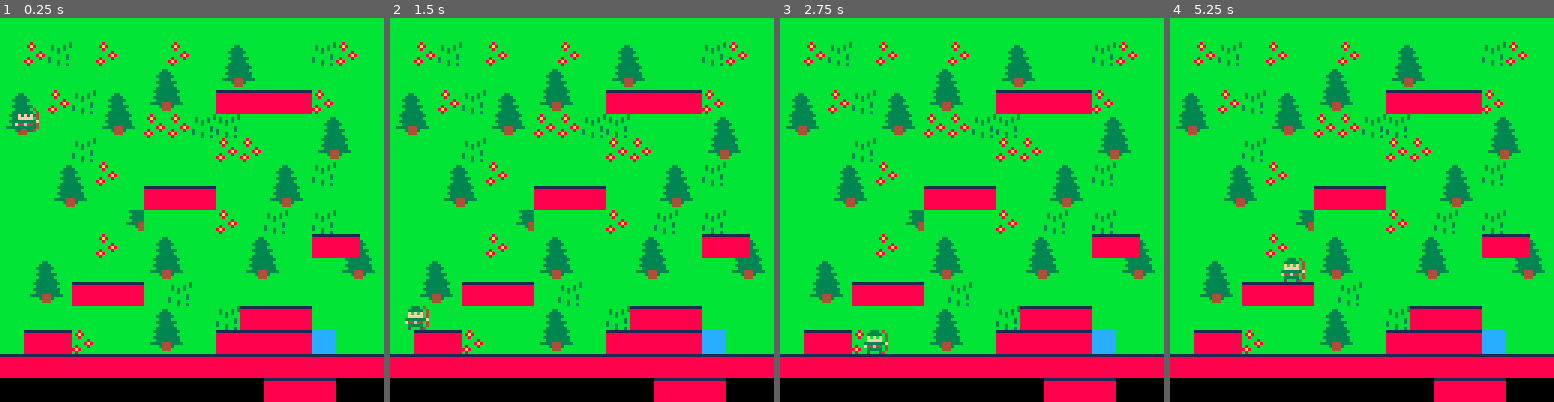
Above: before the commit, frames 1-4 (left to right).
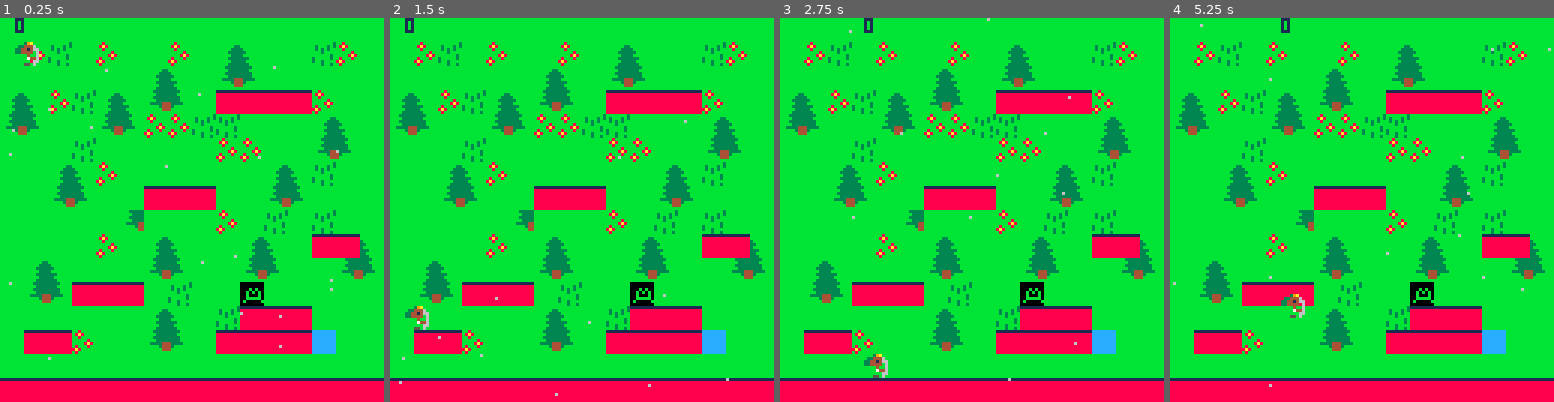
Above: after the commit, the same moments.

Repository: adatechschool/doris-pico-8-BastienVintras
Game: PICO-8 cartridge tuto.p8
Same seed, same stepped clock (60 frames per second), same inputs: the game is played once before the commit and once after it.
Inputs:
- Up to frame 1 (0.25 s): no input
- Up to frame 2 (1.5 s): no input
- Up to frame 3 (2.75 s): hold Right 1.6-2.1 s; hold Up 2.15-2.42 s; hold Right from 2.47 s (still down)
- Up to frame 4 (5.25 s): release Right at 3.03 s; hold Left 3.08-3.58 s; hold Right 4.02-4.68 s; hold Up 4.73-5.03 s; hold Left from 5.08 s (still down)

The runs differ from the first frame. In frame 1, 12% of the frame differs, in the area x 0-100%, y 0-100%; in frame 2, 12%; in frame 3, 12%; in frame 4, 12%.

Commit message:
camera+debut game over

Diff:
--- a/tuto.p8
+++ b/tuto.p8
@@ -11,6 +11,12 @@
 p.dx=0
 p.dy=0
 
+create_snow()
+state=0
+
+timer=0
+blinking=true
+
 end
 
 function _draw()
@@ -20,6 +26,13 @@
 p.y=flr(flr(p.y)/8)*8
 end
 spr(1,p.x,p.y)
+
+for s in all(snow) do
+pset(s.x,s.y,s.col)
+ end
+
+if (state>=1) draw_gameover()
+print(state, p.x, 0,1)
 end
 
 function is_grounded()
@@ -29,6 +42,7 @@
 
 
 function  _update()
+update_camera()
 p.dx=0
 if (btn(0)) p.dx=-1
 if (btn(1)) p.dx=1
@@ -36,24 +50,86 @@
 
 if (is_grounded()) then
 p.dy=0
-if(btnp(2))p.dy=-8
+if(btnp(2))p.dy=-2
 else
-p.dy+=0.98
+p.dy+=0.1
 if(p.dy>4)p.dy=4
 end
 p.y+=p.dy
+
+update_snow()
+if check_flag(1,p.dx,p.dy) then
+	state += 1
+	end
+	timer+=1
 end
 
 
+-->8
+--camera
+
+function update_camera()
+camx=mid(0,p.x-(7.5*8),16*8)
+--camy=mid(0,p.y+7.5,16)
+camera(camx)
+end
+-->8
+--effets
+function update_snow()
+ for s in all(snow) do
+	s.y+=s.speed
+  if s.y>128 then
+		s.y=0
+		s.x=rnd(256)
+  end
+ end
+end
+
+function create_snow()
+snow={}
+for i=1,20 do
+local new_snow={
+x=rnd(128),
+y=rnd(128),
+col=6,
+speed=2}
+add(snow, new_snow)
+ end
+end
+
+-->8
+-- flag
+
+function check_flag(flag,x,y)
+	local sprite=mget(x,y)
+	return fget(sprite,flag)
+end
+-->8
+-- ecran de gameover
+function draw_gameover()
+cls()
+ rectfill(0,0,128,128,0)
+ print('game over !!!',45,46,2)
+ print('game over !!!',44,45,8)
+	if timer%20 == 0 then
+	blinking = not blinking
+	end
+	if blinking then
+	print('appuyez sur x', 45,71,1)
+	print('pour ressayer !',41,81,1)
+	print('appuyez sur x', 44, 70,9)
+	print('pour ressayer !',40, 80,9)
+	end
+end
 __gfx__
-00000000003330400033304000000000bbbbbbb3bb8bbbbbbbbbbbbbbbbbbbbbbbbbbbbb11111111000000000000000000000000000000000000000000000000
-00000000033333040333330400000000b3bbb3b3b8a8bbbbbbbbbbbbbbbbbb33bbbbbbbb88888888000000000000000000000000000000000000000000000000
-007007000f0f0f040f0f0f0400000000b3b3b3bbbb8bbbbbbbbbbbbbbbbbb3333bbbbbbb88888888000000000000000000000000000000000000000000000000
-000770000fffff040fffff0400000000bbb3bbbbbbbbb8bbbbbbbbbbbbbb333333bbbbbb88888888000000000000000000000000000000000000000000000000
-000770003333333f3333333f00000000bbbbbb3bbbbb8a8bbbbbbbbbbbbbb3333bbbbbbb88888888000000000000000000000000000000000000000000000000
-00700700f4464404f4464404000000003bbbbb3bb8bbb8bbbbbbbbbbbbbb3333333bbbbb88888888000000000000000000000000000000000000000000000000
-000000000333330403333354000000003bb3bbbb8a8bbbbbbbbbbbbbbbbbb33333bbbbbb88888888000000000000000000000000000000000000000000000000
-00000000050005405000004000000000bbb3bb3bb8bbbbbbbbbbbbbbbbbb3333333bbbbb88888888000000000000000000000000000000000000000000000000
+0000000000039a000033304000000000bbbbbbb3bb8bbbbbbbbbbbbbbbbbbbbbbbbbbbbb11111111000000000000000000000000000000000000000000000000
+00000000033444600333330400000000b3bbb3b3b8a8bbbbbbbbbbbbbbbbbb33bbbbbbbb88888888000000000000000000000000000000000000000000000000
+00700700334414660f0f0f0400000000b3b3b3bbbb8bbbbbbbbbbbbbbbbbb3333bbbbbbb88888888000b0b000000000000000000000000000000000000000000
+00077000334444060fffff0400000000bbb3bbbbbbbbb8bbbbbbbbbbbbbb333333bbbbbb8888888800b0b0b00000000000000000000000000000000000000000
+00077000000b40063333333f00000000bbbbbb3bbbbb8a8bbbbbbbbbbbbbb3333bbbbbbb8888888800b000b00000000000000000000000000000000000000000
+0070070000bb7446f4464404000000003bbbbb3bb8bbb8bbbbbbbbbbbbbb3333333bbbbb8888888800bbbbb00000000000000000000000000000000000000000
+000000000bbbb06603333354000000003bb3bbbb8a8bbbbbbbbbbbbbbbbbb33333bbbbbb888888880b00000b0000000000000000000000000000000000000000
+00000000000550605000004000000000bbb3bb3bb8bbbbbbbbbbbbbbbbbb3333333bbbbb88888888000000000000000000000000000000000000000000000000
 00000000000000000000000000000000cccccccccccc3cc3ccccccccbbb333333333bbbb00000000000000000000000000000000000000000000000000000000
 00000000000000000000000000000000ccccccccc3cc3cc3c33333ccbbbb3333333bbbbb00000000000000000000000000000000000000000000000000000000
 00000000000000000000000000000000ccccccccc3ccccc3ccc3333cbbb333333333bbbb00000000000000000000000000000000000000000000000000000000
@@ -63,7 +139,7 @@
 00000000000000000000000000000000cccccccc3cc3ccc3c333333cbbbbbb444bbbbbbb00000000000000000000000000000000000000000000000000000000
 00000000000000000000000000000000cccccccc3cc3ccc3ccccccccbbbbbbbbbbbbbbbb00000000000000000000000000000000000000000000000000000000
 __gff__
-0000000000000000000100000000000000000000000000000000000000000000000000000000000000000000000000000000000000000000000000000000000000000000000000000000000000000000000000000000000000000000000000000000000000000000000000000000000000000000000000000000000000000000
+0000000000000000000102000000000000000000000000000000000000000000000000000000000000000000000000000000000000000000000000000000000000000000000000000000000000000000000000000000000000000000000000000000000000000000000000000000000000000000000000000000000000000000
 0000000000000000000000000000000000000000000000000000000000000000000000000000000000000000000000000000000000000000000000000000000000000000000000000000000000000000000000000000000000000000000000000000000000000000000000000000000000000000000000000000000000000000
 __map__
 060606060606060606060606060606060a000000000000000000000000000000000000000000000000000000000000000000000000000000000000000000000000000000000000000000000000000000000000000000000000000000000000000000000000000000000000000000000000000000000000000000000000000000
@@ -77,14 +153,14 @@
 0606060606170606060506040604060600000000000000000000000000000000000000000000000000000000000000000000000000000000000000000000000000000000000000000000000000000000000000000000000000000000000000000000000000000000000000000000000000000000000000000000000000000000
 0606060605060708060607080609090800000000000000000000000000000000000000000000000000000000000000000000000000000000000000000000000000000000000000000000000000000000000000000000000000000000000000000000000000000000000000000000000000000000000000000000000000000000
 0607080606061718060617180606171800000000000000000000000000000000000000000000000000000000000000000000000000000000000000000000000000000000000000000000000000000000000000000000000000000000000000000000000000000000000000000000000000000000000000000000000000000000
-0617180909090604060606060606060600000000000000000000000000000000000000000000000000000000000000000000000000000000000000000000000000000000000000000000000000000000000000000000000000000000000000000000000000000000000000000000000000000000000000000000000000000000
+061718090909060406060a060606060600000000000000000000000000000000000000000000000000000000000000000000000000000000000000000000000000000000000000000000000000000000000000000000000000000000000000000000000000000000000000000000000000000000000000000000000000000000
 0606060606060708060409090906060600000000000000000000000000000000000000000000000000000000000000000000000000000000000000000000000000000000000000000000000000000000000000000000000000000000000000000000000000000000000000000000000000000000000000000000000000000000
 0609090506061718060909090914060600000000000000000000000000000000000000000000000000000000000000000000000000000000000000000000000000000000000000000000000000000000000000000000000000000000000000000000000000000000000000000000000000000000000000000000000000000000
+0606060606060606060606060606060600000000000000000000000000000000000000000000000000000000000000000000000000000000000000000000000000000000000000000000000000000000000000000000000000000000000000000000000000000000000000000000000000000000000000000000000000000000
 0909090909090909090909090909090900000000000000000000000000000000000000000000000000000000000000000000000000000000000000000000000000000000000000000000000000000000000000000000000000000000000000000000000000000000000000000000000000000000000000000000000000000000
-0a0a0a0a0a0a0a0a0a0a0a0909090a0a0a000000000000000000000000000000000000000000000000000000000000000000000000000000000000000000000000000000000000000000000000000000000000000000000000000000000000000000000000000000000000000000000000000000000000000000000000000000
-0a0a0a0a0a0a0a0a0a0a0a0a0a0a0a0a0a000000000000000000000000000000000000000000000000000000000000000000000000000000000000000000000000000000000000000000000000000000000000000000000000000000000000000000000000000000000000000000000000000000000000000000000000000000
-0a0a0a0a0a0a0a0a1a0a0a0a0a0a0a191a000000000000000000000000000000000000000000000000000000000000000000000000000000000000000000000000000000000000000000000000000000000000000000000000000000000000000000000000000000000000000000000000000000000000000000000000000000
-0a0a0a0a0a0a0a0a0a0a0a0a0a0a0a0a0a0a0a0a0a0000000000000000000000000000000000000000000000000000000000000000000000000000000000000000000000000000000000000000000000000000000000000000000000000000000000000000000000000000000000000000000000000000000000000000000000
-1a191a0a0a190a0a0a0a0a0a1a0a0a0a0a000000000000000000000000000000000000000000000000000000000000000000000000000000000000000000000000000000000000000000000000000000000000000000000000000000000000000000000000000000000000000000000000000000000000000000000000000000
-0a0a0a0a0a0a0a0a0a0a0a0a0a0a0a0a0a000000000000000000000000000000000000000000000000000000000000000000000000000000000000000000000000000000000000000000000000000000000000000000000000000000000000000000000000000000000000000000000000000000000000000000000000000000
+0000000000000900000000000000000900000000000000000000000000000000000000000000000000000000000000000000000000000000000000000000000000000000000000000000000000000000000000000000000000000000000000000000000000000000000000000000000000000000000000000000000000000000
+090909090909090909090909090909091a000000000000000000000000000000000000000000000000000000000000000000000000000000000000000000000000000000000000000000000000000000000000000000000000000000000000000000000000000000000000000000000000000000000000000000000000000000
+0000000000000900000000000000000000000000000000000000000000000000000000000000000000000000000000000000000000000000000000000000000000000000000000000000000000000000000000000000000000000000000000000000000000000000000000000000000000000000000000000000000000000000
+1a191a0000190900000000000000000000000000000000000000000000000000000000000000000000000000000000000000000000000000000000000000000000000000000000000000000000000000000000000000000000000000000000000000000000000000000000000000000000000000000000000000000000000000
+0000000000000000000000000000000000000000000000000000000000000000000000000000000000000000000000000000000000000000000000000000000000000000000000000000000000000000000000000000000000000000000000000000000000000000000000000000000000000000000000000000000000000000
 1a191a191a191a191a191a191a191a191a000000000000000000000000000000000000000000000000000000000000000000000000000000000000000000000000000000000000000000000000000000000000000000000000000000000000000000000000000000000000000000000000000000000000000000000000000000
